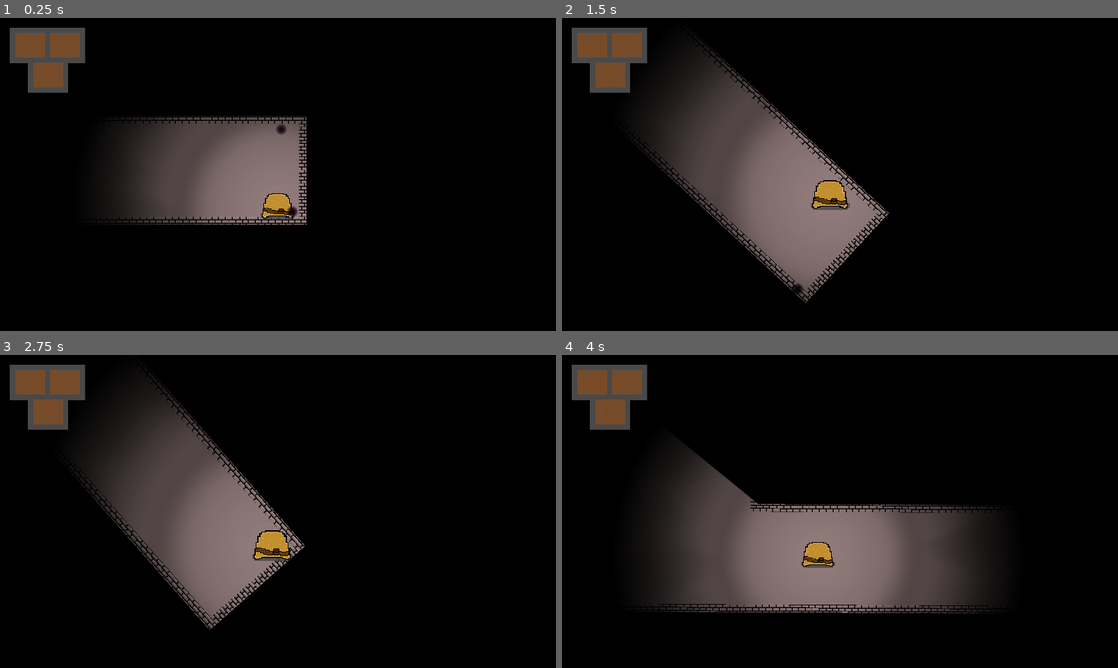
Above: before the commit, frames 1-4 (two rows, left to right).
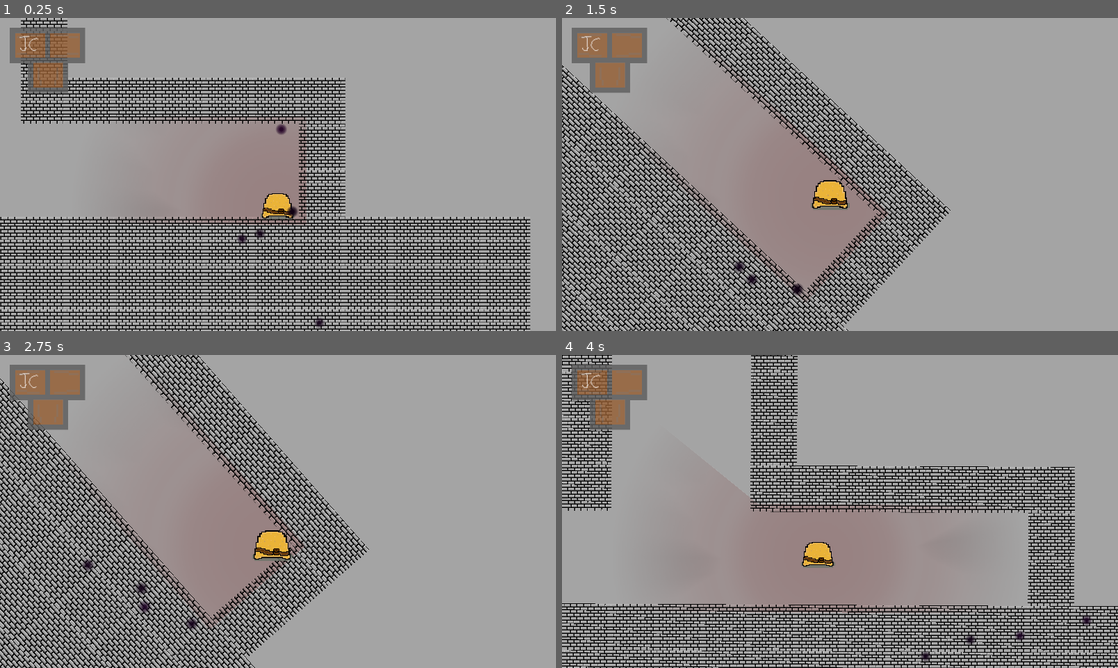
Above: after the commit, the same moments.

Repository: Godot-clif-Project/Blob
Game: Godot game, scene res://base.tscn
Two runs of this game, one before a commit and one after it. Both use one fixed random seed, a clock stepped at 60 frames per second and the inputs below.
Inputs:
- Up to frame 1 (0.25 s): no input
- Up to frame 2 (1.5 s): hold D (move right) 0.53-1.28 s; hold Space (jump) 0.53-1.28 s; hold S (move down) from 1.28 s (still down); tap Space (jump) at 1.35 s
- Up to frame 3 (2.75 s): tap Space (jump) at 1.52, 1.82 s; release S (move down) at 2.03 s; hold D (move right) from 2.03 s (still down); hold Space (jump) from 2.03 s (still down)
- Up to frame 4 (4 s): release D (move right) at 2.78 s; release Space (jump) at 2.78 s; hold W (move up) 2.78-3.53 s; tap Space (jump) at 2.85, 3.02, 3.32 s; hold A (move left) from 3.53 s (still down); hold Space (jump) from 3.53 s (still down)

The runs differ from the first frame. In frame 1, 84% of the frame differs, in the area x 0-100%, y 0-100%; in frame 2, 85%; in frame 3, 87%; in frame 4, 84%.

Commit message:
Refactored global data and added jump charm

Diff:
--- a/AI/node_sight2d.gd
+++ b/AI/node_sight2d.gd
@@ -14,10 +14,7 @@
 
 func _ready():
 	if target_path == NodePath("Player"):
-		if not is_instance_valid(GlobalData.player):
-			yield(GlobalData, "player_changed")
-
-		target = GlobalData.player
+		target = GlobalData.yield_and_get_group("Player")[0]
 
 	elif not target_path.is_empty():
 		target = get_node(target_path)
@@ -28,10 +25,8 @@
 
 
 func _process(_delta):
-	var player := GlobalData.player
-
-	if is_instance_valid(player):
-		if get_collider() == player and get_collision_vector().length() <= max_distance:
+	if is_instance_valid(target):
+		if get_collider() == target and get_collision_vector().length() <= max_distance:
 			if not target_visible:
 				emit_signal("triggered")
 
@@ -43,7 +38,7 @@
 
 			target_visible = false
 
-		cast_to = to_local(player.global_transform.origin)
+		cast_to = to_local(target.global_transform.origin)
 
 	else:
 		if target_visible:
--- a/AI/wander2d.gd
+++ b/AI/wander2d.gd
@@ -16,7 +16,7 @@
 onready var original_origin: Vector2 = get_parent().get_parent().global_transform.origin
 
 
-func _enter_tree():
+func _ready():
 	add_child(timer)
 	timer.one_shot = true
 	timer.connect("timeout", self, "continue_loop")
--- a/Actors/Enemy1/Enemy1.tscn
+++ b/Actors/Enemy1/Enemy1.tscn
@@ -1,9 +1,8 @@
-[gd_scene load_steps=14 format=2]
+[gd_scene load_steps=13 format=2]
 
 [ext_resource path="res://TrokaraScripts/wall_sticker.gd" type="Script" id=1]
 [ext_resource path="res://AI/trigger_untrigger.gd" type="Script" id=2]
 [ext_resource path="res://Actors/Enemy1/enemy1.png" type="Texture" id=3]
-[ext_resource path="res://Actors/enemy_flag.gd" type="Script" id=4]
 [ext_resource path="res://CombatScripts/damageable.gd" type="Script" id=5]
 [ext_resource path="res://AI/node_sight2d.gd" type="Script" id=6]
 [ext_resource path="res://AI/scene_shooter.gd" type="Script" id=7]
@@ -16,7 +15,9 @@
 [sub_resource type="CircleShape2D" id=1]
 radius = 247.636
 
-[node name="Enemy1" type="KinematicBody2D"]
+[node name="Enemy1" type="KinematicBody2D" groups=[
+"Enemies",
+]]
 collision_layer = 4
 script = ExtResource( 1 )
 floor_max_angle_degrees = 100.0
@@ -29,9 +30,6 @@
 
 [node name="CollisionShape2D" type="CollisionShape2D" parent="."]
 shape = SubResource( 1 )
-
-[node name="EnemyFlag" type="Node" parent="."]
-script = ExtResource( 4 )
 
 [node name="Damageable" type="Node" parent="."]
 script = ExtResource( 5 )
@@ -61,6 +59,6 @@
 script = ExtResource( 10 )
 min_distance = 800.0
 
-[node name="AutoVisibility" type="VisibilityNotifier2D" parent="."]
+[node name="AutoTeleport" type="VisibilityNotifier2D" parent="."]
 script = ExtResource( 12 )
 sprite_path = NodePath("../Sprite")
--- a/Actors/Enemy1/auto_visibility.gd
+++ b/Actors/Enemy1/auto_visibility.gd
@@ -10,8 +10,25 @@
 onready var original_transform: Transform2D = get_parent().global_transform
 
 
-func _process(delta):
+func _process(_delta):
 	rect = sprite.get_rect()
 
 	if not is_on_screen() and get_parent().global_transform.origin.distance_to(original_transform.origin) >= teleport_range:
+		var parent := get_parent()
 		get_parent().global_transform = original_transform
+		parent.hide()
+		yield(get_tree(), "idle_frame")
+
+		if is_on_screen():
+			var original_transform := global_transform
+			parent.remove_child(self)
+			parent.get_parent().add_child(self)
+			global_transform = original_transform
+			parent.get_parent().remove_child(parent)
+			set_process(false)
+			yield(self, "screen_exited")
+			get_parent().add_child(parent)
+			get_parent().remove_child(self)
+			parent.add_child(self)
+
+		parent.show()
--- a/Actors/Player/Player.tscn
+++ b/Actors/Player/Player.tscn
@@ -1,20 +1,28 @@
-[gd_scene load_steps=12 format=2]
+[gd_scene load_steps=11 format=2]
 
 [ext_resource path="res://Actors/Player/blob.png" type="Texture" id=1]
 [ext_resource path="res://TrokaraScripts/movement_input_2d.gd" type="Script" id=2]
 [ext_resource path="res://TrokaraScripts/wall_sticker.gd" type="Script" id=3]
 [ext_resource path="res://TrokaraScripts/controllable_character_jump.gd" type="Script" id=4]
-[ext_resource path="res://Actors/node_flag.gd" type="Script" id=5]
 [ext_resource path="res://CombatScripts/damageable.gd" type="Script" id=6]
 [ext_resource path="res://Actors/Player/RunInventory.png" type="Texture" id=7]
 [ext_resource path="res://Actors/wall_sticking_camera.gd" type="Script" id=8]
-[ext_resource path="res://InventoryScripts/inventory_icon.gd" type="Script" id=9]
-[ext_resource path="res://InventoryScripts/inventory.gd" type="Script" id=10]
+[ext_resource path="res://Inventory/inventory_icon.gd" type="Script" id=9]
 
 [sub_resource type="CircleShape2D" id=1]
 radius = 192.666
 
-[node name="Player" type="KinematicBody2D"]
+[sub_resource type="GDScript" id=2]
+script/source = "extends Inventory
+
+
+func _ready():
+	add_item(\"JumpCharm\")
+"
+
+[node name="Player" type="KinematicBody2D" groups=[
+"Player",
+]]
 collision_layer = 2147483650
 script = ExtResource( 3 )
 dont_slide_up_walls = false
@@ -34,13 +42,10 @@
 script = ExtResource( 4 )
 initial_jump_height = 800.0
 full_jump_height = 1500.0
+extra_jumps = 0
 
 [node name="CollisionShape2D" type="CollisionShape2D" parent="."]
 shape = SubResource( 1 )
-
-[node name="NodeFlag" type="Node" parent="."]
-script = ExtResource( 5 )
-property_name = "player"
 
 [node name="Damageable" type="Node" parent="."]
 script = ExtResource( 6 )
@@ -69,23 +74,29 @@
 grow_vertical = 2
 rect_scale = Vector2( 0.2, 0.2 )
 texture = ExtResource( 7 )
-script = ExtResource( 10 )
+script = SubResource( 2 )
 __meta__ = {
 "_edit_use_anchors_": false
 }
+activate_items = true
 
 [node name="TopLeft" type="TextureRect" parent="CanvasLayer/RunInventory"]
 margin_left = 72.0
 margin_top = 210.0
 margin_right = 345.0
 margin_bottom = 436.0
+stretch_mode = 6
 script = ExtResource( 9 )
+__meta__ = {
+"_edit_use_anchors_": false
+}
 
 [node name="TopRight" type="TextureRect" parent="CanvasLayer/RunInventory"]
 margin_left = 393.25
 margin_top = 210.0
 margin_right = 666.25
 margin_bottom = 436.0
+stretch_mode = 6
 script = ExtResource( 9 )
 
 [node name="Bottom" type="TextureRect" parent="CanvasLayer/RunInventory"]
@@ -93,4 +104,8 @@
 margin_top = 485.625
 margin_right = 511.25
 margin_bottom = 711.625
+stretch_mode = 6
 script = ExtResource( 9 )
+__meta__ = {
+"_edit_use_anchors_": false
+}
--- a/Actors/enemy_flag.gd
+++ /dev/null
@@ -1,15 +0,0 @@
-# A node flag specifically for enemies (because enemies is an array in GlobalData)
-class_name EnemyFlag
-extends Node
-
-
-export var auto_remove := true
-
-
-func _enter_tree():
-	GlobalData.enemies.append(get_parent())
-
-
-func _exit_tree():
-	if auto_remove:
-		GlobalData.enemies.erase(get_parent())
--- a/Actors/node_flag.gd
+++ /dev/null
@@ -1,16 +0,0 @@
-# Adds the parent to a property in GlobalData
-class_name NodeFlag
-extends Node
-
-
-export var property_name: String
-export var auto_remove := false
-
-
-func _enter_tree():
-	GlobalData.set(property_name, get_parent())
-
-
-func _exit_tree():
-	if auto_remove:
-		GlobalData.set(property_name, null)
--- /dev/null
+++ b/Inventory/inventory.gd
@@ -0,0 +1,64 @@
+# A node containing multiple items
+class_name Inventory
+extends Node
+
+
+signal items_updated
+
+export var inventory_size := 3 setget set_inventory_size
+export var activate_items := false
+
+var inventory := [null, null, null]
+var inventory_item_names: Array
+
+
+func set_inventory_size(value: int) -> void:
+	# warning-ignore-all:return_value_discarded
+	inventory_size = value
+
+	if inventory_size > inventory.size():
+		for i in range(inventory.size(), inventory_size):
+			inventory.append(null)
+
+	else:
+		for i in range(inventory_size, inventory.size()):
+			inventory.remove(inventory_size)
+
+
+func has_item(item_name: String) -> bool:
+	return item_name in inventory_item_names
+
+
+func add_item(item_name: String) -> bool:
+	for i in range(inventory_size):
+		if inventory[i] == null:
+			var item: InventoryItem = GlobalItemList.items[item_name]
+			inventory[i] = item
+
+			if activate_items:
+				item._activate_internal(owner)
+
+			update_children()
+			return true
+
+	return false
+
+
+func erase_item(item_name: String) -> void:
+	var idx := inventory_item_names.find(item_name)
+
+	if idx == -1:
+		push_error(item_name + " is not an item in inventory " + name)
+		return
+
+	inventory[idx]._deactivate_internal()
+	inventory[idx] = null
+
+
+func remove_index(idx: int) -> void:
+	inventory.erase(idx)
+	update_children()
+
+
+func update_children() -> void:
+	emit_signal("items_updated")
--- a/InventoryScripts/inventory_icon.gd
+++ b/Inventory/inventory_icon.gd
@@ -16,7 +16,9 @@
 
 func _handle_updated() -> void:
 	if get_index() < inventory.inventory.size():
-		texture = inventory.inventory[get_index()].icon
+		var item: InventoryItem = inventory.inventory[get_index()]
+		if item != null:
+			texture = item.icon
 
 	else:
 		texture = null
--- /dev/null
+++ b/Inventory/inventory_item.gd
@@ -0,0 +1,28 @@
+# A data container class for every inventory item
+class_name InventoryItem
+extends Reference
+
+
+var icon: Texture
+var owner: Node
+
+
+func _activate_internal(inventory_owner: Node) -> void:
+	if owner != null:
+		push_error(str(self) + " was activated while having still owned!")
+
+	owner = inventory_owner
+	_activate()
+
+
+func _deactivate_internal() -> void:
+	owner = null
+	_deactivate()
+
+
+func _activate() -> void:
+	return
+
+
+func _deactivate() -> void:
+	return
--- a/InventoryScripts/item_list.gd
+++ b/Inventory/item_list.gd
@@ -3,6 +3,6 @@
 
 
 # Add pre-existing items here
-var items := [
-
-]
+var items := {
+	"JumpCharm": JumpCharm.new()
+}
--- /dev/null
+++ b/Inventory/items/jump_charm.gd
@@ -0,0 +1,14 @@
+class_name JumpCharm
+extends InventoryItem
+
+
+func _init():
+	icon = preload("res://Inventory/items/jump_charm.png")
+
+
+func _activate():
+	owner.get_node("ControllableCharacterJump").extra_jumps = 1
+
+
+func _deactivate():
+	owner.get_node("ControllableCharacterJump").extra_jumps = 0
--- a/InventoryScripts/inventory.gd
+++ /dev/null
@@ -1,27 +0,0 @@
-# A node containing multiple items
-class_name Inventory
-extends Node
-
-
-signal items_updated
-
-export var inventory_size := 3 setget set_inventory_size
-
-var inventory: Dictionary
-
-
-func set_inventory_size(value: int) -> void:
-	# warning-ignore-all:return_value_discarded
-	inventory_size = value
-
-	if inventory_size > inventory.size():
-		for i in range(inventory.size(), inventory_size):
-			inventory[i] = null
-
-	else:
-		for i in range(inventory_size, inventory.size()):
-			inventory.erase(i)
-
-
-func update_children() -> void:
-	emit_signal("items_updated")
--- a/InventoryScripts/inventory_item.gd
+++ /dev/null
@@ -1,14 +0,0 @@
-# A data container class for every inventory item
-class_name InventoryItem
-extends Reference
-
-
-var name: String
-var icon: Texture
-var metadata: Dictionary	# Dynamic container for extra data
-
-
-func _init(item_name: String, item_icon: Texture, item_metadata: Dictionary):
-	name = item_name
-	icon = item_icon
-	metadata = item_metadata
--- a/base.tscn
+++ b/base.tscn
@@ -113,31 +113,32 @@
 position = Vector2( 2728, -11040 )
 
 [node name="LightOccluder2D" type="LightOccluder2D" parent="."]
-occluder = SubResource( 1 )
+occluder = SubResource( 8 )
 
 [node name="LightOccluder2D2" type="LightOccluder2D" parent="."]
-occluder = SubResource( 2 )
+occluder = SubResource( 9 )
 
 [node name="LightOccluder2D3" type="LightOccluder2D" parent="."]
-occluder = SubResource( 3 )
+occluder = SubResource( 10 )
 
 [node name="LightOccluder2D4" type="LightOccluder2D" parent="."]
-occluder = SubResource( 4 )
+occluder = SubResource( 11 )
 
 [node name="LightOccluder2D5" type="LightOccluder2D" parent="."]
-occluder = SubResource( 5 )
+occluder = SubResource( 12 )
 
 [node name="LightOccluder2D6" type="LightOccluder2D" parent="."]
 position = Vector2( 2984.5, -3638.93 )
 scale = Vector2( 71.7574, 45.4192 )
-occluder = SubResource( 6 )
+occluder = SubResource( 13 )
 
 [node name="LightOccluder2D7" type="LightOccluder2D" parent="."]
-occluder = SubResource( 7 )
+occluder = SubResource( 14 )
 
 [node name="LightOccluder2D8" type="LightOccluder2D" parent="."]
-occluder = SubResource( 8 )
+occluder = SubResource( 15 )
 
 [node name="CanvasModulate" type="CanvasModulate" parent="."]
+visible = false
 position = Vector2( 6052.79, -5088.97 )
 color = Color( 0, 0, 0, 1 )
--- a/global_data.gd
+++ b/global_data.gd
@@ -1,22 +1,23 @@
 extends Node
 
 
-signal player_changed
-signal navigation_changed
+func yield_and_get_group(group: String) -> Array:
+	# this function allows a node to try and get the nodes in a group
+	# it will wait until the group exists
+	var tree := get_tree()
 
-var player: Character2D setget set_player
-var navigation setget set_navigation
-var enemies: Array
+	while not tree.has_group(group):
+		yield(tree, "node_added")
+
+	return tree.get_nodes_in_group(group)
 
 
-func set_player(node: Character2D) -> void:
-	player = node
-	emit_signal("player_changed")
+func _input(event):
+	if event.is_action_pressed("fullscreen"):
+		OS.window_fullscreen = not OS.window_fullscreen
 
-
-func set_navigation(node) -> void:
-	navigation = node
-	emit_signal("navigation_changed")
+	elif event.is_action_pressed("ui_cancel"):
+		get_tree().quit()
 
 
 static func quad_formula(a: float, b: float, c: float, neg:=false) -> float:
--- a/project.godot
+++ b/project.godot
@@ -60,11 +60,6 @@
 "path": "res://CombatScripts/damageable.gd"
 }, {
 "base": "Node",
-"class": "EnemyFlag",
-"language": "GDScript",
-"path": "res://Actors/enemy_flag.gd"
-}, {
-"base": "Node",
 "class": "FaceMovement2D",
 "language": "GDScript",
 "path": "res://TrokaraScripts/face_movement_2d.gd"
@@ -82,17 +77,22 @@
 "base": "Node",
 "class": "Inventory",
 "language": "GDScript",
-"path": "res://InventoryScripts/inventory.gd"
+"path": "res://Inventory/inventory.gd"
 }, {
 "base": "TextureRect",
 "class": "InventoryIcon",
 "language": "GDScript",
-"path": "res://InventoryScripts/inventory_icon.gd"
+"path": "res://Inventory/inventory_icon.gd"
 }, {
 "base": "Reference",
 "class": "InventoryItem",
 "language": "GDScript",
-"path": "res://InventoryScripts/inventory_item.gd"
+"path": "res://Inventory/inventory_item.gd"
+}, {
+"base": "InventoryItem",
+"class": "JumpCharm",
+"language": "GDScript",
+"path": "res://Inventory/items/jump_charm.gd"
 }, {
 "base": "PathTrigger2D",
 "class": "JumpZone",
@@ -108,11 +108,6 @@
 "class": "MovementInput2D",
 "language": "GDScript",
 "path": "res://TrokaraScripts/movement_input_2d.gd"
-}, {
-"base": "Node",
-"class": "NodeFlag",
-"language": "GDScript",
-"path": "res://Actors/node_flag.gd"
 }, {
 "base": "RayCast2D",
 "class": "NodeSight2D",
@@ -170,17 +165,16 @@
 "ControllableCharacterJump": "",
 "CrowGoto": "",
 "Damageable": "",
-"EnemyFlag": "",
 "FaceMovement2D": "",
 "Fade": "",
 "HomingBallBody": "",
 "Inventory": "",
 "InventoryIcon": "",
 "InventoryItem": "",
+"JumpCharm": "",
 "JumpZone": "",
 "LinkedNode": "",
 "MovementInput2D": "",
-"NodeFlag": "",
 "NodeSight2D": "",
 "PathTrigger2D": "",
 "SceneShooter": "",
@@ -200,7 +194,7 @@
 
 [autoload]
 
-GlobalItemList="*res://InventoryScripts/item_list.gd"
+GlobalItemList="*res://Inventory/item_list.gd"
 GlobalData="*res://global_data.gd"
 
 [debug]
@@ -244,6 +238,11 @@
 "events": [ Object(InputEventKey,"resource_local_to_scene":false,"resource_name":"","device":0,"alt":false,"shift":false,"control":false,"meta":false,"command":false,"pressed":false,"scancode":32,"unicode":0,"echo":false,"script":null)
  ]
 }
+fullscreen={
+"deadzone": 0.5,
+"events": [ Object(InputEventKey,"resource_local_to_scene":false,"resource_name":"","device":0,"alt":false,"shift":false,"control":false,"meta":false,"command":false,"pressed":false,"scancode":16777254,"unicode":0,"echo":false,"script":null)
+ ]
+}
 
 [physics]
 
Binary file added: Inventory/items/jump_charm.png
Not shown, added: Inventory/items/jump_charm.png.import
Not shown: 3 places in base.tscn that only renumber resources
